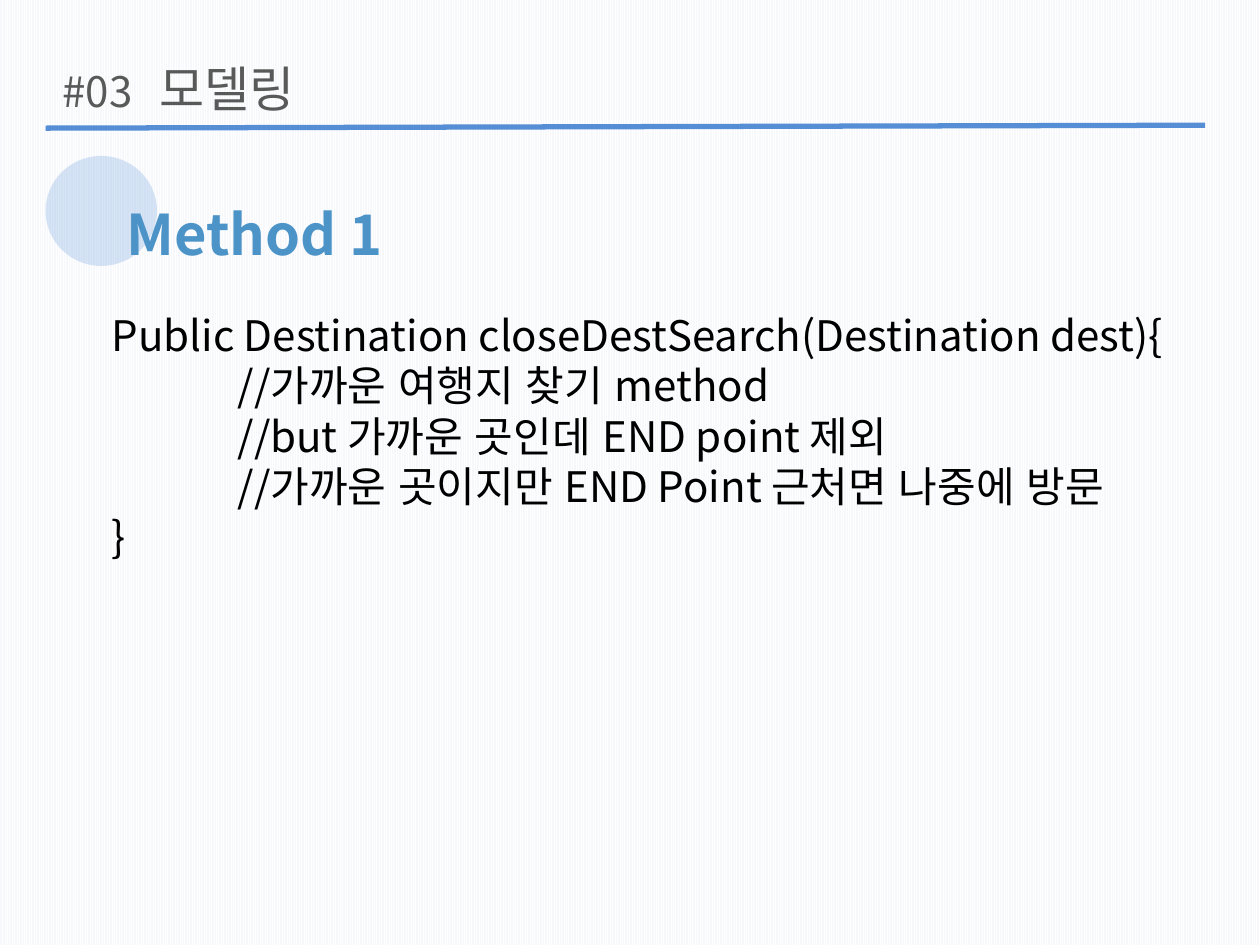
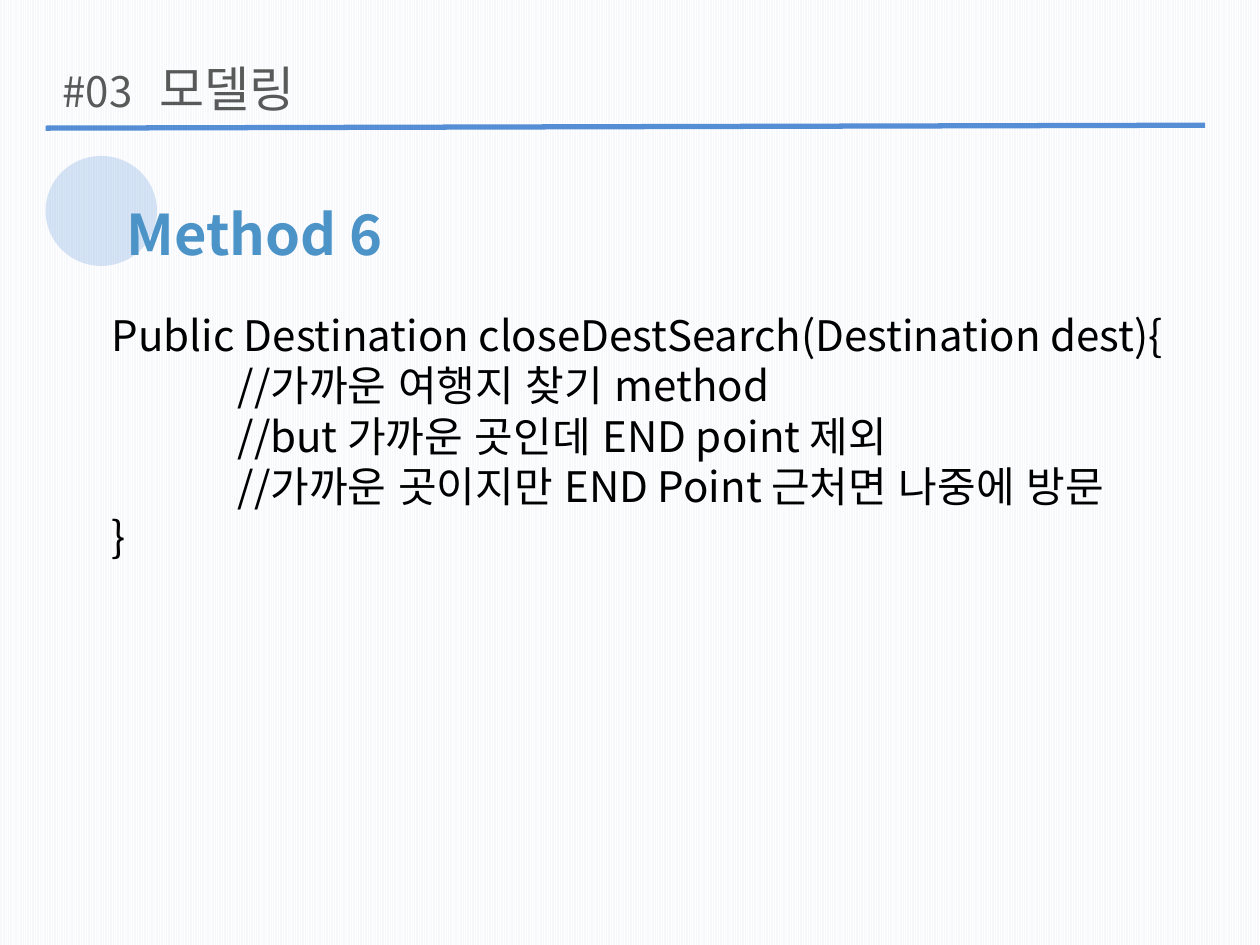
Before and after one commit to wlgh325/DS, a slide deck: slide 19 of 자구발표2.pptx (slide 14 before the commit). Drawn at 1260x945 pixels with LibreOffice and Linux fonts; fonts in the diff are those of the drawing. Boxes give left, top, right and bottom in pixels: in the first picture for what was removed or moved away, otherwise in the second. Text is boxed around its words. In the diff, an @@ line names an element or a change of style, - is before the commit and + after.

```diff
--- a/자구발표2.pptx
+++ b/자구발표2.pptx
@@ text at (127, 210, 383, 256): text changed @@
-Method 1
+Method 6
```
Also in this commit, not shown: 10 other slides changed, 3 slides added.
